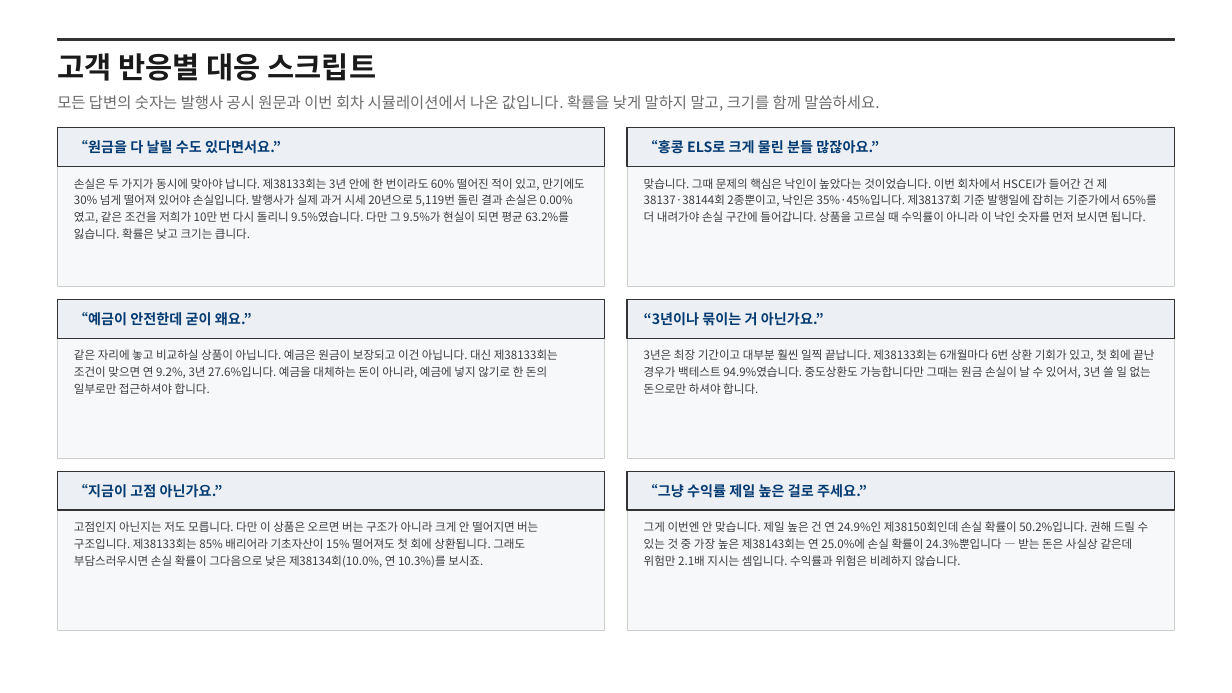
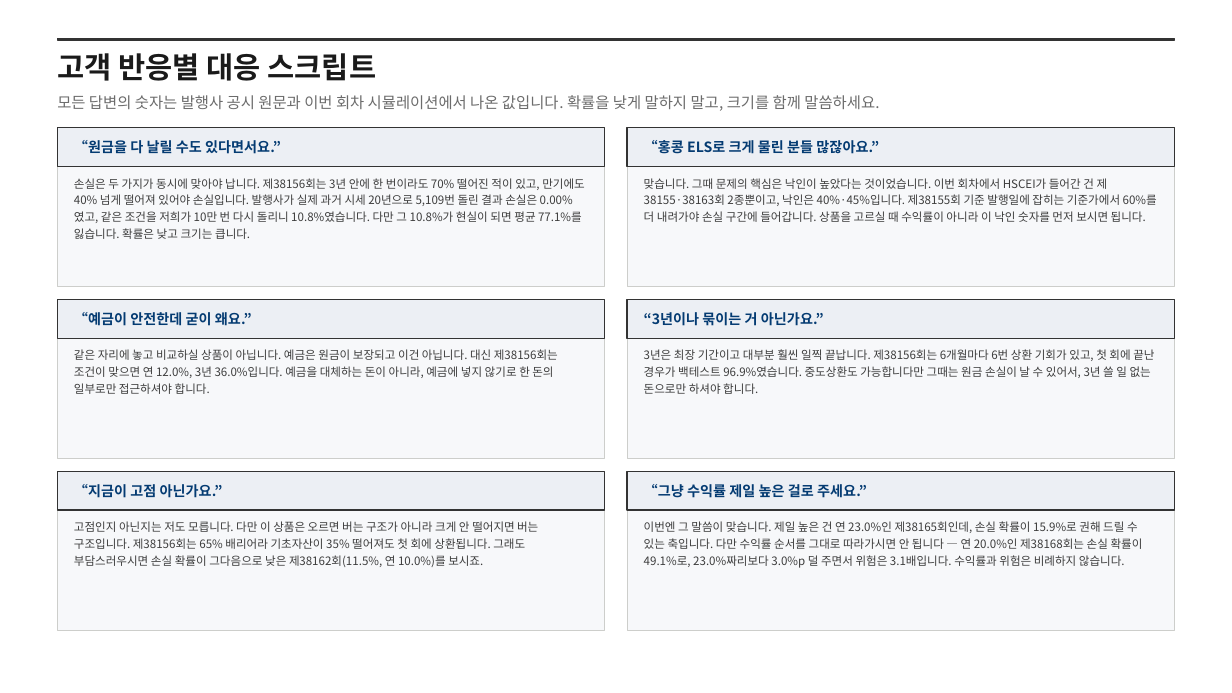
Before and after one commit to hanaroline/work_1, a slide deck: slide 7 of els-sales-deck.pptx. Drawn at 1232x693 pixels with LibreOffice and Linux fonts; fonts in the diff are those of the drawing. Boxes give left, top, right and bottom in pixels: in the first picture for what was removed or moved away, otherwise in the second. Text is boxed around its words. In the diff, an @@ line names an element or a change of style, - is before the commit and + after.

```diff
--- a/els-sales-deck.pptx
+++ b/els-sales-deck.pptx
@@ text at [74,178,585,239]: text changed @@
-손실은 두 가지가 동시에 맞아야 납니다. 제38133회는 3년 안에 한 번이라도 60% 떨어진 적이 있고, 만기에도 30% 넘게 떨어져 있어야 손실입니다. 발행사가 실제 과거 시세 20년으로 5,119번 돌린 결과 손실은 0.00%였고, 같은 조건을 저희가 10만 번 다시 돌리니 9.5%였습니다. 다만 그 9.5%가 현실이 되면 평균 63.2%를 잃습니다. 확률은 낮고 크기는 큽니다.
+손실은 두 가지가 동시에 맞아야 납니다. 제38156회는 3년 안에 한 번이라도 70% 떨어진 적이 있고, 만기에도 40% 넘게 떨어져 있어야 손실입니다. 발행사가 실제 과거 시세 20년으로 5,109번 돌린 결과 손실은 0.00%였고, 같은 조건을 저희가 10만 번 다시 돌리니 10.8%였습니다. 다만 그 10.8%가 현실이 되면 평균 77.1%를 잃습니다. 확률은 낮고 크기는 큽니다.
@@ text at [644,178,1157,222]: text changed @@
-맞습니다. 그때 문제의 핵심은 낙인이 높았다는 것이었습니다. 이번 회차에서 HSCEI가 들어간 건 제38137·38144회 2종뿐이고, 낙인은 35%·45%입니다. 제38137회 기준 발행일에 잡히는 기준가에서 65%를 더 내려가야 손실 구간에 들어갑니다. 상품을 고르실 때 수익률이 아니라 이 낙인 숫자를 먼저 보시면 됩니다.
+맞습니다. 그때 문제의 핵심은 낙인이 높았다는 것이었습니다. 이번 회차에서 HSCEI가 들어간 건 제38155·38163회 2종뿐이고, 낙인은 40%·45%입니다. 제38155회 기준 발행일에 잡히는 기준가에서 60%를 더 내려가야 손실 구간에 들어갑니다. 상품을 고르실 때 수익률이 아니라 이 낙인 숫자를 먼저 보시면 됩니다.
@@ text at [74,349,558,394]: text changed @@
-같은 자리에 놓고 비교하실 상품이 아닙니다. 예금은 원금이 보장되고 이건 아닙니다. 대신 제38133회는 조건이 맞으면 연 9.2%, 3년 27.6%입니다. 예금을 대체하는 돈이 아니라, 예금에 넣지 않기로 한 돈의 일부로만 접근하셔야 합니다.
+같은 자리에 놓고 비교하실 상품이 아닙니다. 예금은 원금이 보장되고 이건 아닙니다. 대신 제38156회는 조건이 맞으면 연 12.0%, 3년 36.0%입니다. 예금을 대체하는 돈이 아니라, 예금에 넣지 않기로 한 돈의 일부로만 접근하셔야 합니다.
@@ text at [644,349,1154,394]: text changed @@
-3년은 최장 기간이고 대부분 훨씬 일찍 끝납니다. 제38133회는 6개월마다 6번 상환 기회가 있고, 첫 회에 끝난 경우가 백테스트 94.9%였습니다. 중도상환도 가능합니다만 그때는 원금 손실이 날 수 있어서, 3년 쓸 일 없는 돈으로만 하셔야 합니다.
+3년은 최장 기간이고 대부분 훨씬 일찍 끝납니다. 제38156회는 6개월마다 6번 상환 기회가 있고, 첫 회에 끝난 경우가 백테스트 96.9%였습니다. 중도상환도 가능합니다만 그때는 원금 손실이 날 수 있어서, 3년 쓸 일 없는 돈으로만 하셔야 합니다.
@@ text at [74,521,538,567]: text changed @@
-고점인지 아닌지는 저도 모릅니다. 다만 이 상품은 오르면 버는 구조가 아니라 크게 안 떨어지면 버는 구조입니다. 제38133회는 85% 배리어라 기초자산이 15% 떨어져도 첫 회에 상환됩니다. 그래도 부담스러우시면 손실 확률이 그다음으로 낮은 제38134회(10.0%, 연 10.3%)를 보시죠.
+고점인지 아닌지는 저도 모릅니다. 다만 이 상품은 오르면 버는 구조가 아니라 크게 안 떨어지면 버는 구조입니다. 제38156회는 65% 배리어라 기초자산이 35% 떨어져도 첫 회에 상환됩니다. 그래도 부담스러우시면 손실 확률이 그다음으로 낮은 제38162회(11.5%, 연 10.0%)를 보시죠.
@@ text at [644,521,1143,568]: text changed @@
-그게 이번엔 안 맞습니다. 제일 높은 건 연 24.9%인 제38150회인데 손실 확률이 50.2%입니다. 권해 드릴 수 있는 것 중 가장 높은 제38143회는 연 25.0%에 손실 확률이 24.3%뿐입니다 — 받는 돈은 사실상 같은데 위험만 2.1배 지시는 셈입니다. 수익률과 위험은 비례하지 않습니다.
+이번엔 그 말씀이 맞습니다. 제일 높은 건 연 23.0%인 제38165회인데, 손실 확률이 15.9%로 권해 드릴 수 있는 축입니다. 다만 수익률 순서를 그대로 따라가시면 안 됩니다 — 연 20.0%인 제38168회는 손실 확률이 49.1%로, 23.0%짜리보다 3.0%p 덜 주면서 위험은 3.1배입니다. 수익률과 위험은 비례하지 않습니다.
```
Also in this commit, not shown: 7 other slides changed, 13 other files.
